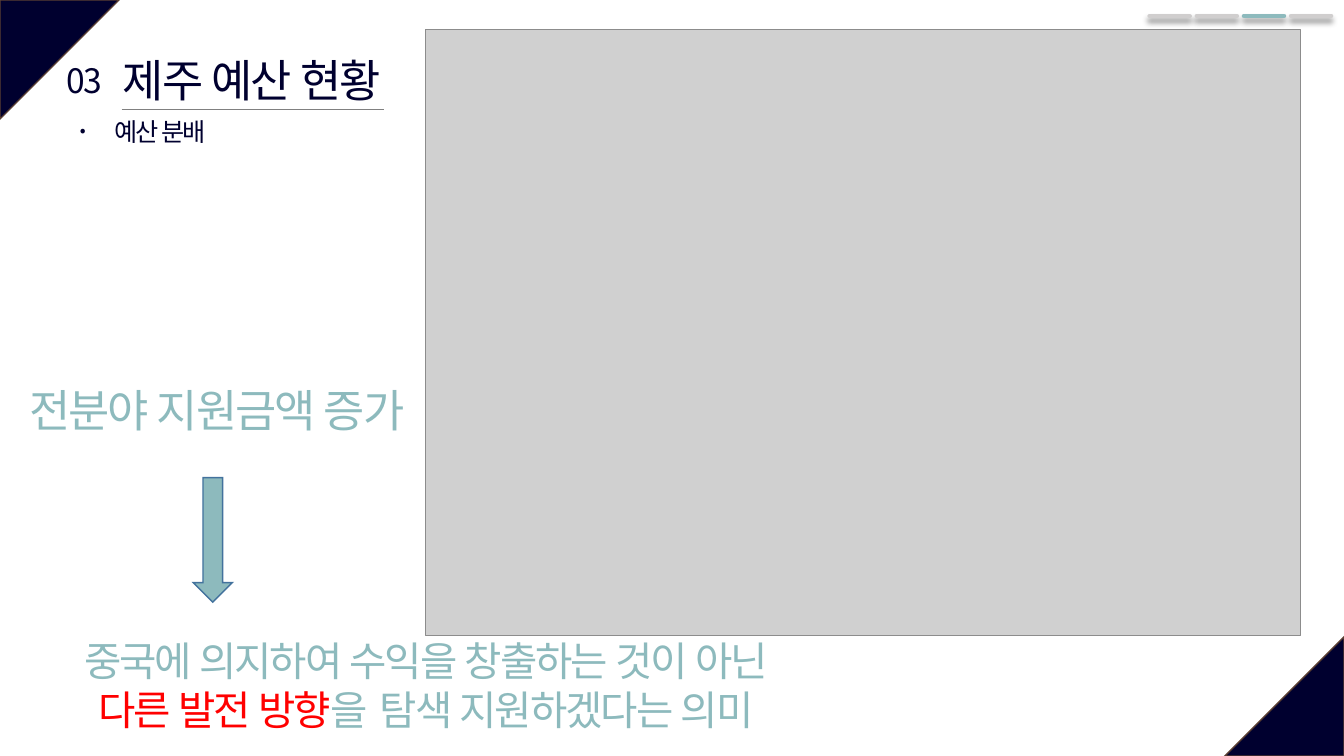
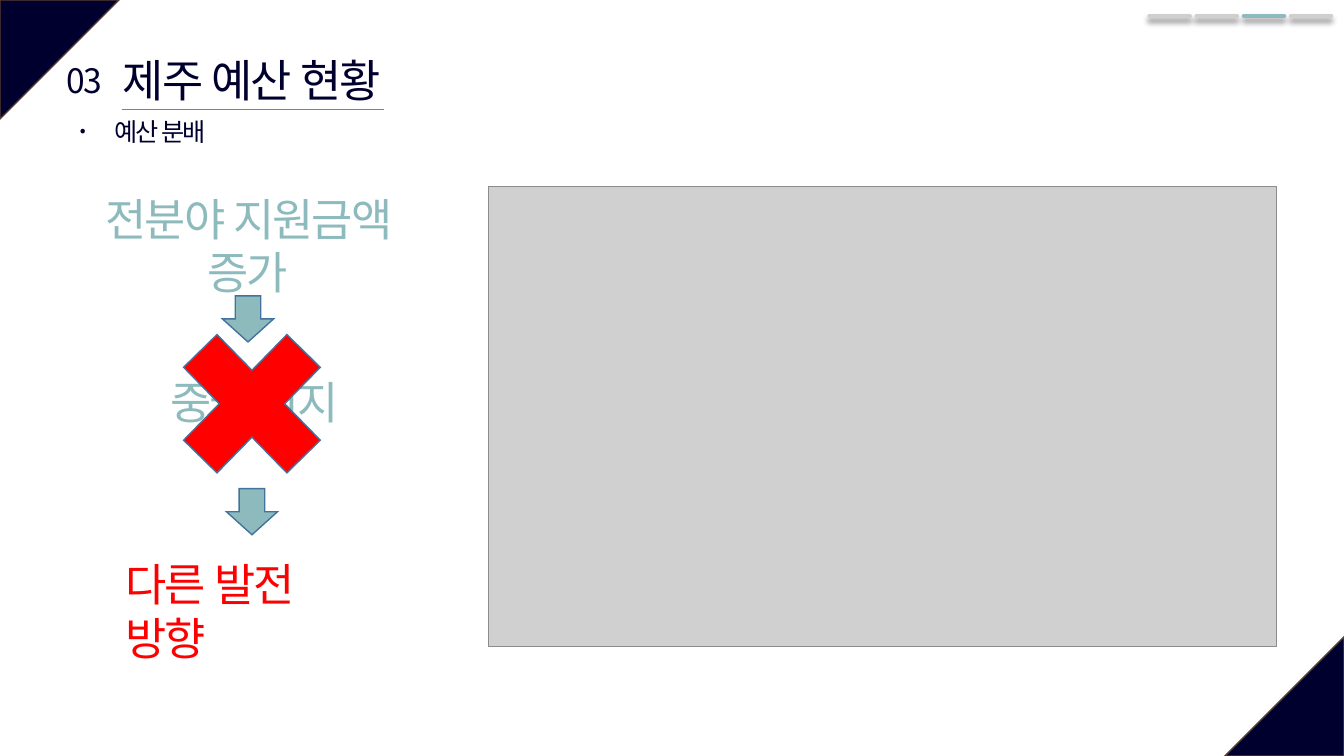
Before and after one commit to so-jeong0127/6-project, a slide deck: slide 12 of 6조_외부환경영향.pptx (slide 13 before the commit). Drawn at 1344x756 pixels with LibreOffice and Linux fonts; fonts in the diff are those of the drawing; grey boxes stand for pictures. Boxes give left, top, right and bottom in pixels: in the first picture for what was removed or moved away, otherwise in the second. Text is boxed around its words. In the diff, an @@ line names an element or a change of style, - is before the commit and + after.

```diff
--- a/6조_외부환경영향.pptx
+++ b/6조_외부환경영향.pptx
@@ text "전분야 지원금액 증가" rewrapped from <box>29,390,404,431</box> to <box>106,199,393,301</box> @@
@@ picture: place and size @@
-picture at <box>425,30,1302,636</box>
+picture at <box>489,187,1276,647</box>
@@ down arrow: place and size @@
-down arrow at <box>194,478,233,603</box>
+down arrow at <box>223,296,274,343</box>
@@ cross added at <box>152,302,351,506</box>, fill #FF0000, outline #43739E 1 pt @@
@@ text added at <box>170,373,339,430</box>, 32 pt, text #8DBABD @@
+중국 의지
@@ down arrow added at <box>227,489,278,535</box>, fill #8DBABD, outline #43739E 1 pt @@
@@ text added at <box>125,564,294,659</box>, 32 pt, text #FF0000 @@
+다른 발전 방향
@@ text removed at <box>84,635,768,729</box> @@
-중국에 의지하여 수익을 창출하는 것이 아닌
-다른 발전 방향을 탐색 지원하겠다는 의미
```
Also in this commit, not shown: 8 other slides changed, 1 slide added, 2 slides removed.
